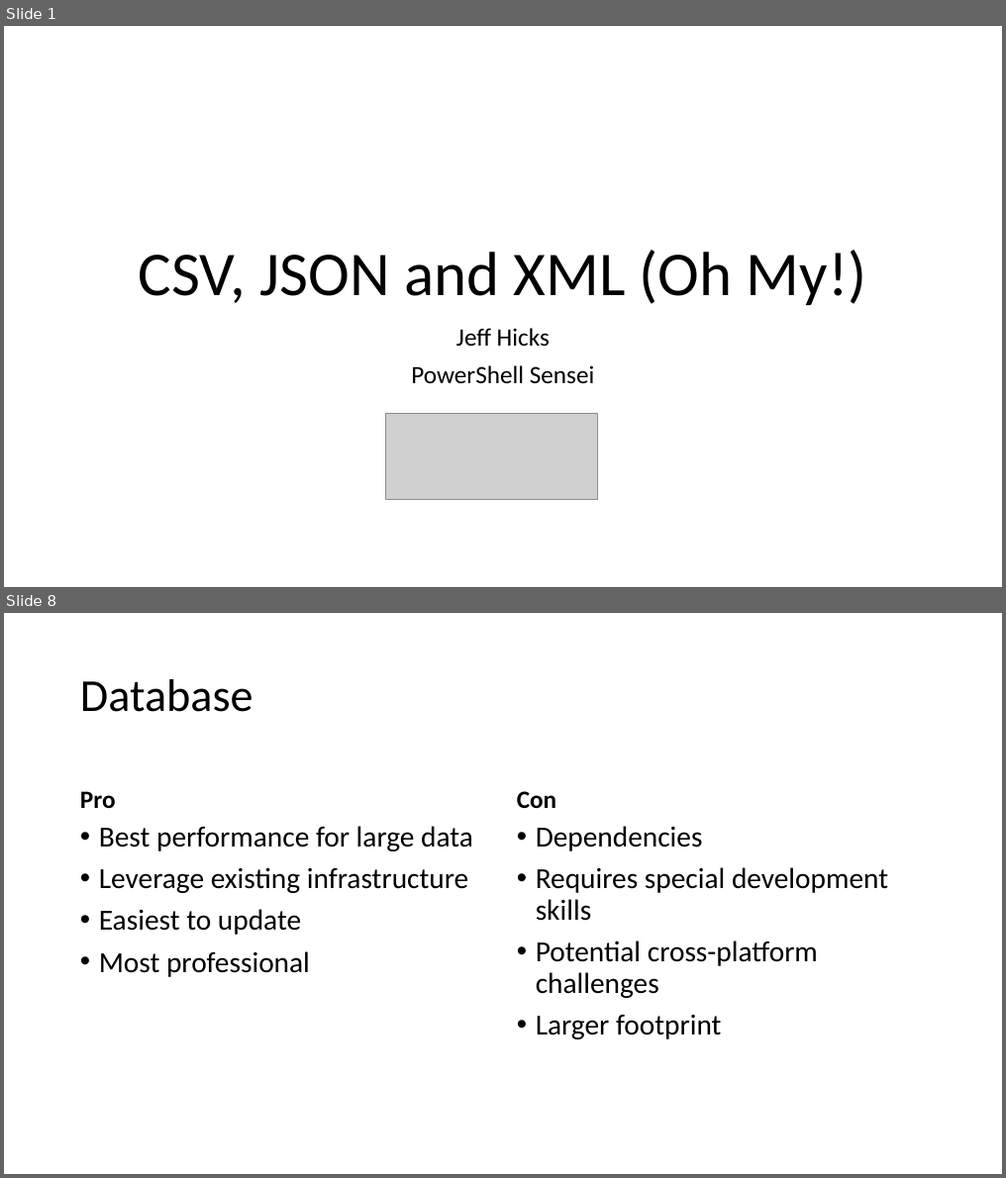
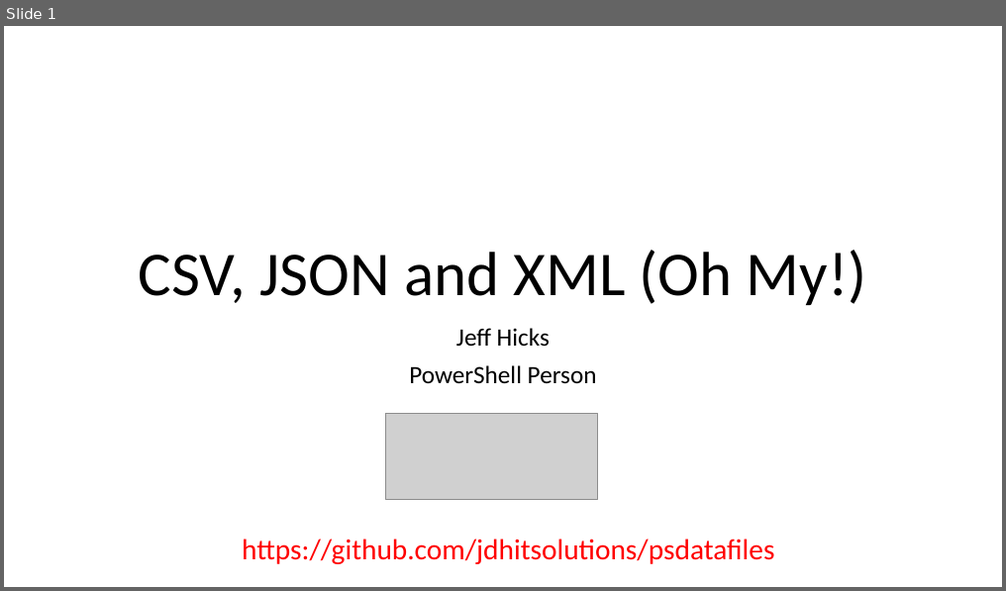
Before and after one commit to jdhitsolutions/psdatafiles, a slide deck: PowerShell-DataFiles.pptx. Shown one above the other, each under a label of ours: slides 1 and 8 before the commit, slide 1 after it; the slides between them are not shown. The pictures are 1006x1178 and 1006x591 pixels, drawn with LibreOffice and Linux fonts; fonts in the diff are those of the drawing; grey boxes stand for pictures; background and template pictures are left out. Boxes give left, top, right and bottom in pixels: in the first picture for what was removed or moved away, otherwise in the second. Text is boxed around its words. In the diff, an @@ line names an element or a change of style, - is before the commit and + after.

```diff
--- a/PowerShell-DataFiles.pptx
+++ b/PowerShell-DataFiles.pptx
@@ slide 8 removed at (4, 613, 1002, 1174), background #FFFFFF @@
@@ title removed at (80, 679, 253, 712) @@
-Database
@@ text removed at (80, 791, 116, 808) @@
-Pro
@@ text removed at (517, 791, 556, 808) @@
-Con
@@ text removed at (99, 826, 473, 977) @@
-• Best performance for large data
-• Leverage existing infrastructure
-• Easiest to update
-• Most professional
@@ text removed at (536, 826, 888, 1040) @@
-• Dependencies
-• Requires special development skills
-• Potential cross-platform challenges
-• Larger footprint
@@ slide 1 changed as well @@
@@ subtitle at (409, 366, 597, 384): text changed @@
-PowerShell Sensei
+PowerShell Person
@@ text added at (242, 539, 774, 565), 28 pt, text #FF0000 @@
+https://github.com/jdhitsolutions/psdatafiles
```
Also in this commit, not shown: 1 other slide changed, 1 slide added, 10 other slides removed, 7 other files.
